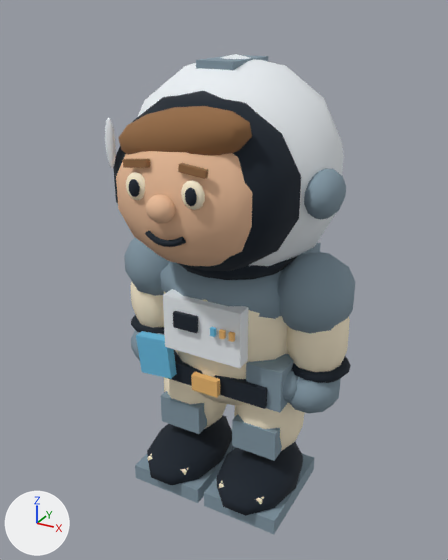
A saved change to the glTF model public/assets/models/crew-pip.glb.
Both versions are drawn from a 50 mm lens placed at (1.38, -2.62, 2.5), pointed at (-0.01, -0.09, 1.24). The lights are fixed; the arrows at lower left show +X, +Y and +Z. The first picture is the older version. Where no turn or scale is listed for an object, it has been applied to the vertices. Vertices at exactly the same position are counted once.

In view in the first picture: 'boot', 'boot.001', 'chest-panel', 'eye', 'eye-white', 'eye-white.001', 'eye.001', 'face', 'hairline', 'helmet-crown', 'helmet-hinge.001', 'helmet-shell', 'pressure-suit', 'shoulder-yoke', 'shoulder.001', 'sleeve.001', 'visor-gasket' and 29 more.
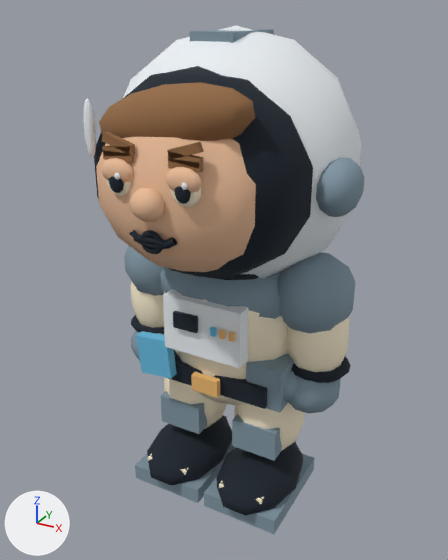
ob_head is not drawn itself; it is the parent of ob_helmet_shell, ob_visor_gasket, ob_face, ob_nose, ob_eye_white, ob_eye, ob_brow, ob_eye_white_001.

What differs and where, as boxes (x1, y1, x2, y2) in the pictures (448 x 560 px; the box of a moved part takes in the faces that stretch with it):
'helmet-shell', moved, rescaled (16% wider, 19% taller): before (138, 54, 344, 266); after (123, 26, 362, 278)
'face', moved, rescaled (18% wider, 17% taller): before (116, 151, 252, 266); after (96, 137, 256, 272)
'visor-gasket', moved, rescaled (16% wider, 17% taller): before (113, 91, 301, 271); after (94, 66, 313, 277)
'hairline', moved, rescaled (16% wider, 20% taller): before (118, 106, 252, 155); after (99, 82, 255, 141)
'helmet-hinge.001', moved, rescaled (16% wider, 15% taller): before (304, 168, 346, 219); after (316, 158, 365, 217)
'helmet-crown', recoloured, reshaped, moved, rescaled (16% wider, 12% shorter): before (196, 55, 268, 71); after (190, 29, 274, 43)
'nose', moved, rescaled (17% wider, 21% taller): before (146, 195, 175, 223); after (130, 188, 164, 222)
'visor-highlight', moved, rescaled (17% wider, 15% taller): before (105, 117, 116, 168); after (83, 98, 96, 157)
'eyelid.001', added (beige): after (166, 167, 201, 193)
'eyelid', added (beige): after (101, 158, 134, 183)
'brow.001', moved, rescaled (19% wider, 12% taller): before (178, 163, 208, 179); after (168, 151, 204, 169)
'eye-white.001', moved, rescaled: before (181, 180, 205, 210); after (170, 188, 201, 207)
'brow', moved, rescaled: before (122, 159, 150, 168); after (102, 146, 135, 156)
'mouth', moved, rescaled (17% wider, 18% taller): before (145, 231, 186, 247); after (129, 230, 177, 249)
'eye-white', moved, rescaled: before (126, 172, 145, 200); after (106, 179, 131, 197)
'brow.003', added: after (167, 142, 203, 160)
'eye', moved, rescaled: before (129, 179, 140, 197); after (109, 176, 124, 193)
'brow.002', added: after (102, 131, 135, 154)
'eye.001', moved, rescaled: before (185, 188, 197, 206); after (175, 186, 191, 204)
'mouth-o', added: after (141, 230, 163, 254)
'brow.005', added: after (168, 159, 203, 172)
'brow.004', added: after (103, 151, 135, 163)
'mouth.001', added: after (133, 235, 169, 249)
part 1 of me_mesh_54, moved or reshaped: before (196, 55, 268, 71); after (102, 131, 135, 154)

Patch to the scene script:
```diff
--- a/public/assets/models/crew-pip.glb.py
+++ b/public/assets/models/crew-pip.glb.py
@@ me_mesh_54 @@
 # used by ob_helmet_crown; parent = ob_head; location = (0.0, -0.02, 0.53); scale = (0.18, 0.35, 0.045)
-me_mesh_54.from_pydata(...)  # 8 vertices, 12 faces; spans x -0.5..0.5, y -0.5..0.5, z -0.5..0.5
-me_mesh_54.vertices[0].co = (0.5, -0.5, 0.5)
-me_mesh_54.vertices[1].co = (0.5, 0.5, 0.5)
-me_mesh_54.vertices[2].co = (0.5, -0.5, -0.5)
-me_mesh_54.vertices[3].co = (0.5, 0.5, -0.5)
-me_mesh_54.vertices[4].co = (-0.5, 0.5, 0.5)
-me_mesh_54.vertices[5].co = (-0.5, -0.5, 0.5)
-me_mesh_54.vertices[6].co = (-0.5, 0.5, -0.5)
-me_mesh_54.vertices[7].co = (-0.5, -0.5, -0.5)
-me_mesh_54.materials.append(mat_material_1)  # greyish blue #8297a4
+me_mesh_54.from_pydata(...)  # 8 vertices, 12 faces; spans x -0.071..0.071, y -0.014..0.014, z -0.037..0.037
+# me_mesh_54 part 1
+me_mesh_54.vertices[0].co = (0.071, -0.014, -0.002)
+me_mesh_54.vertices[1].co = (0.071, 0.014, -0.002)
+me_mesh_54.vertices[2].co = (0.059, -0.014, -0.037)
+me_mesh_54.vertices[3].co = (0.059, 0.014, -0.037)
+me_mesh_54.vertices[4].co = (-0.059, 0.014, 0.037)
+me_mesh_54.vertices[5].co = (-0.059, -0.014, 0.037)
+me_mesh_54.vertices[6].co = (-0.071, 0.014, 0.002)
+me_mesh_54.vertices[7].co = (-0.071, -0.014, 0.002)
+me_mesh_54.materials.append(mat_material_7)  # brown #946a43
@@ me_mesh_55_1 @@
+me_mesh_55_1.from_pydata([(0.0587, -0.0137, 0.0368), (0.0587, 0.0137, 0.0368), (0.0712, -0.0137, 0.0023), (0.0712, 0.0137, 0.0023), (-0.0712, 0.0137, -0.0023), (-0.0712, -0.0137, -0.0023), (-0.0587, 0.0137, -0.0368), (-0.0587, -0.0137, -0.0368)], [], [(0, 2, 1), (2, 3, 1), (4, 6, 5), (6, 7, 5), (4, 5, 1), (5, 0, 1), (7, 6, 2), (6, 3, 2), (5, 7, 0), (7, 2, 0), (1, 3, 4), (3, 6, 4)])
+me_mesh_55_1.materials.append(mat_material_7)  # brown #946a43
@@ ob_head @@
 ob_head.parent = ob_crew_pip
-ob_head.location = (0.0, 0.0, 1.97)
+ob_head.location = (0.0, 0.0, 2.02)
+ob_head.scale = (1.14, 1.14, 1.14)
@@ ob_eye_white @@
 ob_eye_white.location = (-0.135, -0.606, 0.04)
-ob_eye_white.scale = (0.055, 0.025, 0.065)
+ob_eye_white.scale = (0.062, 0.025, 0.072)
@@ ob_eye @@
 ob_eye.parent = ob_head
-ob_eye.location = (-0.13, -0.63, 0.04)
-ob_eye.scale = (0.027, 0.015, 0.041)
+ob_eye.location = (-0.13, -0.63, 0.035)
+ob_eye.scale = (0.032, 0.015, 0.046)
@@ ob_eye_white_001 @@
 ob_eye_white_001.location = (0.135, -0.606, 0.04)
-ob_eye_white_001.scale = (0.055, 0.025, 0.065)
+ob_eye_white_001.scale = (0.062, 0.025, 0.072)
@@ ob_eye_001 @@
 ob_eye_001.parent = ob_head
-ob_eye_001.location = (0.14, -0.63, 0.04)
-ob_eye_001.scale = (0.027, 0.015, 0.041)
+ob_eye_001.location = (0.14, -0.63, 0.035)
+ob_eye_001.scale = (0.032, 0.015, 0.046)
@@ ob_mouth_001 @@
+ob_mouth_001 = bpy.data.objects.new('mouth.001', me_mesh_61)  # 36 vertices, 64 faces; spans x -0.085..0.085, y -0.728..-0.683, z -0.213..-0.17; in mat_material_3 (black #101d2a)
+ob_mouth_001.location = (0.0, 0.0, 1.838)
@@ ob_eyelid_001 @@
+ob_eyelid_001 = bpy.data.objects.new('eyelid.001', me_mesh_60)  # 68 vertices, 120 faces; spans x -0.078..0.078, y -0.032..0.032, z -0.052..0.052; in mat_material_6 (beige #edbf9b)
+ob_eyelid_001.location = (0.154, -0.701, 1.911)
@@ ob_eyelid @@
+ob_eyelid = bpy.data.objects.new('eyelid', me_mesh_60.copy())
+ob_eyelid.location = (-0.154, -0.701, 1.911)
@@ ob_brow_005 @@
+ob_brow_005 = bpy.data.objects.new('brow.005', me_mesh_58)  # a box spanning x -0.0684..0.0684, y -0.0137..0.0137, z -0.0182..0.0182; in mat_material_7 (brown #946a43)
+ob_brow_005.location = (0.154, -0.684, 1.968)
@@ ob_brow_004 @@
+ob_brow_004 = bpy.data.objects.new('brow.004', me_mesh_58.copy())
+ob_brow_004.location = (-0.154, -0.684, 1.968)
@@ ob_mouth_o @@
+ob_mouth_o = bpy.data.objects.new('mouth-o', me_mesh_56_1)  # 102 vertices, 160 faces; spans x -0.0559..0.0559, y -0.0152..0.0152, z -0.0508..0.0508; in mat_material_3 (black #101d2a)
+ob_mouth_o.location = (0.0, -0.707, 1.641)
@@ ob_brow_003 @@
+ob_brow_003 = bpy.data.objects.new('brow.003', me_mesh_55_1)
+ob_brow_003.location = (0.154, -0.684, 2.02)
@@ ob_brow_002 @@
+ob_brow_002 = bpy.data.objects.new('brow.002', me_mesh_54)
+ob_brow_002.location = (-0.154, -0.684, 2.02)
```
